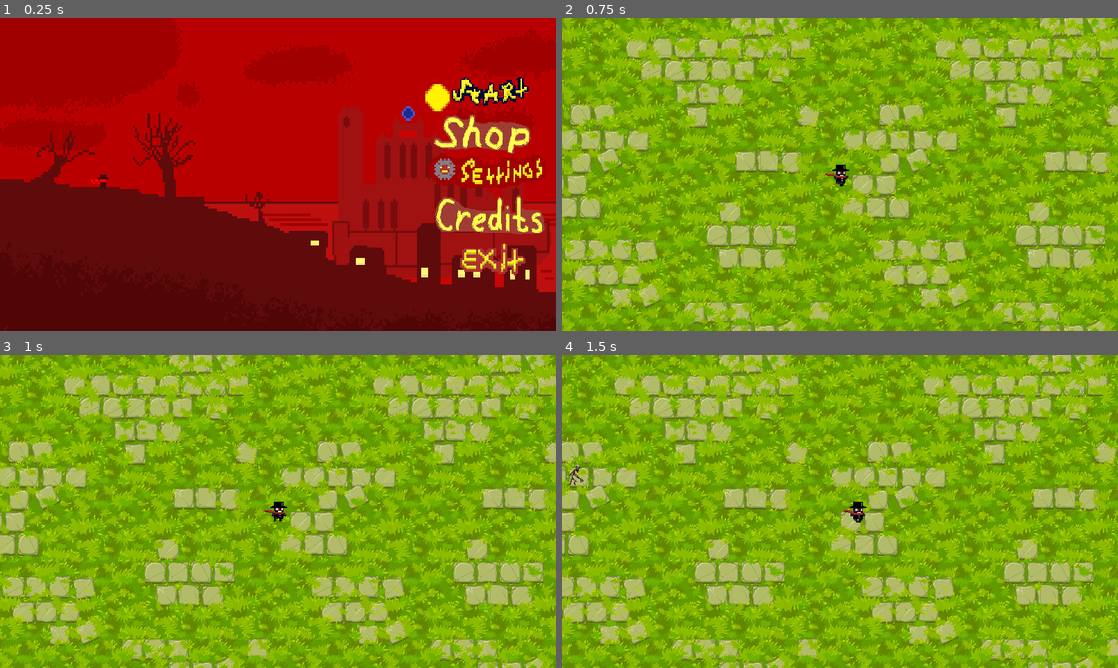
Above: before the commit, frames 1-4 (two rows, left to right).
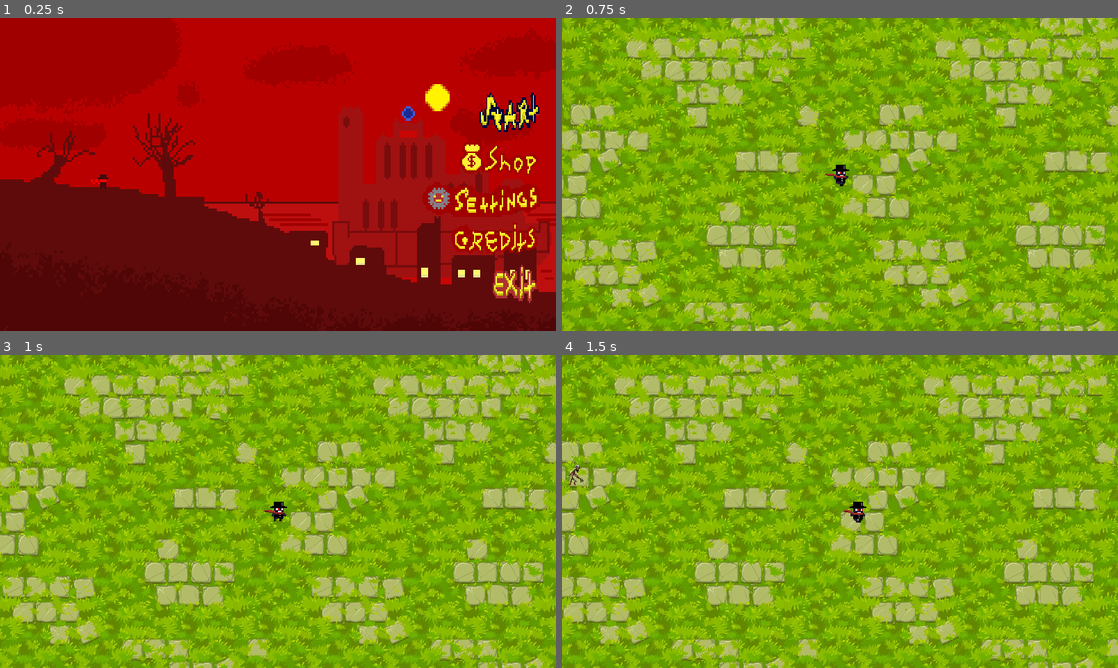
Above: after the commit, the same moments.

Repository: codowka-entertaiment/bloody-dawn
Game: Godot game, scene res://scenes/main_menu.tscn
Same seed, same stepped clock (60 frames per second), same inputs: the game is played once before the commit and once after it.
Inputs (mouse positions are in pixels of both pictures, inside the frame that each line leads up to; where the layout moved, square brackets give the same spot in the first picture):
- Up to frame 1 (0.25 s): no input
- Up to frame 2 (0.75 s): click (1073, 111) [1051, 89] at 0.5 s
- Up to frame 3 (1 s): no input
- Up to frame 4 (1.5 s): tap Enter at 1.25 s; move the mouse to (962, 495) at 1.27 s; hold D (right) from 1.28 s (still down); hold Space (action) from 1.28 s (still down)

The runs differ from the first frame. In frame 1, 8.0% of the frame differs, in the area x 77-99%, y 18-92%; in frame 2, nothing differs; in frame 3, nothing differs; in frame 4, nothing differs.

Commit message:
Add new hover and focus textures for main menu

Diff:
--- a/scenes/main_menu.tscn
+++ b/scenes/main_menu.tscn
@@ -1,14 +1,18 @@
-[gd_scene load_steps=10 format=3 uid="uid://bbtjhjmqhtce0"]
+[gd_scene load_steps=14 format=3 uid="uid://bbtjhjmqhtce0"]
 
 [ext_resource type="Texture2D" uid="uid://bt2qq87d0mfi7" path="res://assets/main_menu/menuupdated1.png" id="1_qkw4s"]
 [ext_resource type="Script" path="res://scenes/main_menu.gd" id="1_yw0bs"]
 [ext_resource type="Texture2D" uid="uid://cc8orb1divqov" path="res://assets/main_menu/start.png" id="2_8hlno"]
-[ext_resource type="Texture2D" uid="uid://br0xxbjat7uya" path="res://assets/main_menu/start2.png" id="4_x454g"]
+[ext_resource type="Texture2D" uid="uid://d07k0kqindlwv" path="res://assets/main_menu/settings_hover.png" id="4_guije"]
 [ext_resource type="Texture2D" uid="uid://d1cx7cklogq81" path="res://assets/main_menu/exit.png" id="5_1sb3a"]
-[ext_resource type="Texture2D" uid="uid://clp1o6gx0tqp6" path="res://assets/main_menu/shop_button_beta.png" id="6_0mk3k"]
+[ext_resource type="Texture2D" uid="uid://c53yixpgroa78" path="res://assets/main_menu/start_hover.png" id="6_2836w"]
 [ext_resource type="Texture2D" uid="uid://dpvpd4rtrcig1" path="res://assets/main_menu/settings.png" id="7_f7sx6"]
-[ext_resource type="Texture2D" uid="uid://boicxqg5m3smj" path="res://assets/main_menu/credits_button_beta.png" id="7_t52k6"]
+[ext_resource type="Texture2D" uid="uid://c41kei7vg3q3e" path="res://assets/main_menu/shop.png" id="7_ypuhg"]
+[ext_resource type="Texture2D" uid="uid://5gqegpbbk0dq" path="res://assets/main_menu/shop_hover.png" id="8_ty4ij"]
 [ext_resource type="AudioStream" uid="uid://cm1ith6hd5f8e" path="res://assets/music/funny test main menu ost.mp3" id="8_uousk"]
+[ext_resource type="Texture2D" uid="uid://37n8g4dxntsl" path="res://assets/main_menu/credits.png" id="9_a2c1k"]
+[ext_resource type="Texture2D" uid="uid://c6rt1a83hy8oe" path="res://assets/main_menu/credits_hover.png" id="10_pxh4c"]
+[ext_resource type="Texture2D" uid="uid://dh4bhdj48k43u" path="res://assets/main_menu/exit_hover.png" id="12_8njf6"]
 
 [node name="Control" type="Control"]
 layout_mode = 3
@@ -29,69 +33,81 @@
 [node name="SettingsButton" type="TextureButton" parent="."]
 texture_filter = 1
 layout_mode = 0
-offset_left = 898.0
-offset_top = 270.0
-offset_right = 1125.0
-offset_bottom = 353.0
+offset_left = 882.0
+offset_top = 330.0
+offset_right = 1116.0
+offset_bottom = 413.0
 focus_neighbor_top = NodePath("../ShopButton")
 focus_neighbor_bottom = NodePath("../CreditsButton")
 texture_normal = ExtResource("7_f7sx6")
+texture_hover = ExtResource("4_guije")
+texture_focused = ExtResource("4_guije")
 ignore_texture_size = true
 stretch_mode = 3
 
 [node name="StartButton" type="TextureButton" parent="."]
 texture_filter = 1
 layout_mode = 0
-offset_left = 933.0
-offset_top = 104.0
-offset_right = 1099.0
-offset_bottom = 196.0
+offset_left = 968.0
+offset_top = 148.0
+offset_right = 1056.0
+offset_bottom = 194.0
+scale = Vector2(2, 2)
 focus_neighbor_top = NodePath("../ExitButton")
 focus_neighbor_bottom = NodePath("../ShopButton")
 texture_normal = ExtResource("2_8hlno")
-texture_hover = ExtResource("4_x454g")
-texture_focused = ExtResource("4_x454g")
+texture_hover = ExtResource("6_2836w")
+texture_focused = ExtResource("6_2836w")
 ignore_texture_size = true
-stretch_mode = 0
+stretch_mode = 3
 
 [node name="ShopButton" type="TextureButton" parent="."]
 texture_filter = 1
 layout_mode = 0
-offset_left = 898.0
-offset_top = 195.0
-offset_right = 1115.0
-offset_bottom = 278.0
+offset_left = 923.0
+offset_top = 244.0
+offset_right = 988.0
+offset_bottom = 268.0
+scale = Vector2(3, 3)
 focus_neighbor_top = NodePath("../StartButton")
-focus_neighbor_bottom = NodePath(".")
-texture_normal = ExtResource("6_0mk3k")
+focus_neighbor_bottom = NodePath("../SettingsButton")
+texture_normal = ExtResource("7_ypuhg")
+texture_hover = ExtResource("8_ty4ij")
+texture_focused = ExtResource("8_ty4ij")
 ignore_texture_size = true
 stretch_mode = 3
 
 [node name="CreditsButton" type="TextureButton" parent="."]
 texture_filter = 1
 layout_mode = 0
-offset_left = 911.0
-offset_top = 373.0
-offset_right = 1123.0
-offset_bottom = 456.0
+offset_left = 908.0
+offset_top = 442.0
+offset_right = 987.0
+offset_bottom = 462.0
+scale = Vector2(3, 3)
 focus_neighbor_top = NodePath("../SettingsButton")
 focus_neighbor_bottom = NodePath("../ExitButton")
-texture_normal = ExtResource("7_t52k6")
+texture_normal = ExtResource("9_a2c1k")
+texture_hover = ExtResource("10_pxh4c")
+texture_focused = ExtResource("10_pxh4c")
 ignore_texture_size = true
 stretch_mode = 3
 
 [node name="ExitButton" type="TextureButton" parent="."]
 texture_filter = 1
 layout_mode = 0
-offset_left = 946.0
-offset_top = 458.0
-offset_right = 1089.0
-offset_bottom = 541.0
+offset_left = 955.0
+offset_top = 521.0
+offset_right = 1100.0
+offset_bottom = 561.0
+scale = Vector2(1.5, 1.5)
 focus_neighbor_top = NodePath("../CreditsButton")
 focus_neighbor_bottom = NodePath("../StartButton")
 texture_normal = ExtResource("5_1sb3a")
+texture_hover = ExtResource("12_8njf6")
+texture_focused = ExtResource("12_8njf6")
 ignore_texture_size = true
-stretch_mode = 0
+stretch_mode = 3
 
 [node name="AudioStreamPlayer" type="AudioStreamPlayer" parent="."]
 stream = ExtResource("8_uousk")
Binary file added: assets/main_menu/credits.png
Not shown, added: assets/main_menu/credits.png.import
Binary file added: assets/main_menu/credits_hover.png
Not shown, added: assets/main_menu/credits_hover.png.import
Binary file added: assets/main_menu/exit_hover.png
Not shown, added: assets/main_menu/exit_hover.png.import
Binary file added: assets/main_menu/settings_hover.png
Not shown, added: assets/main_menu/settings_hover.png.import
Binary file added: assets/main_menu/shop.png
Not shown, added: assets/main_menu/shop.png.import
Binary file added: assets/main_menu/shop_hover.png
Not shown, added: assets/main_menu/shop_hover.png.import
(and 2 more such lines)
